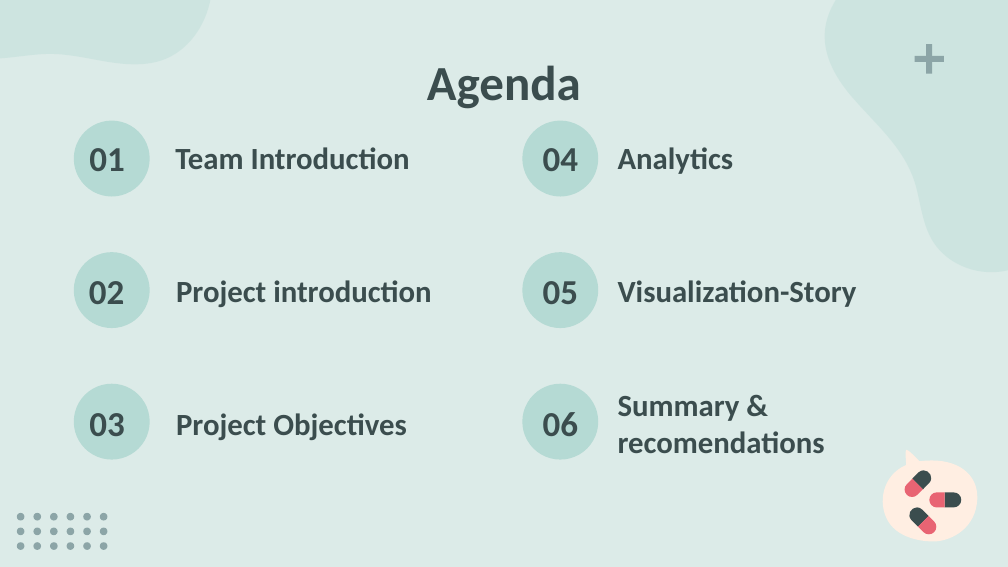
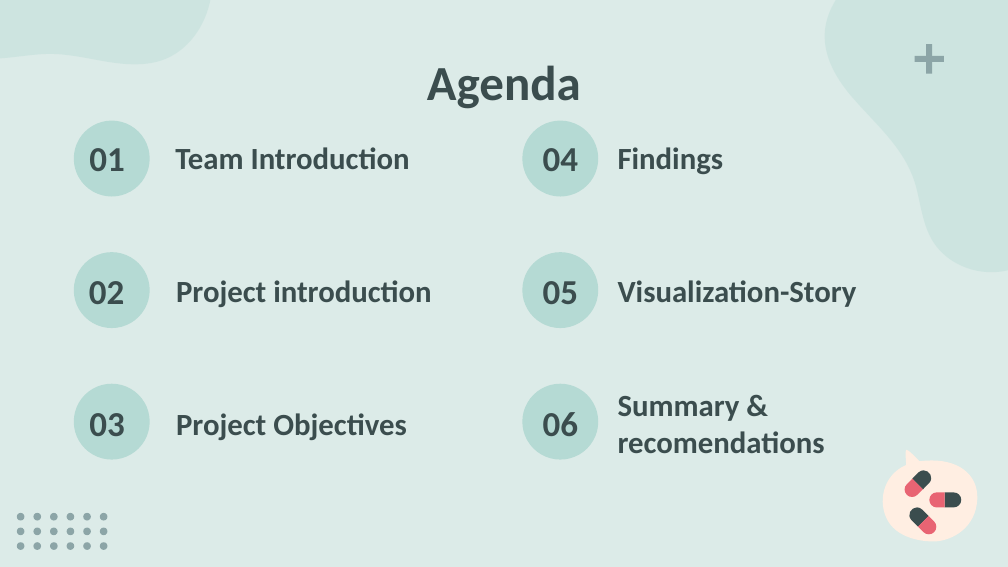
Before and after one commit to jm18443/Project-4, a slide deck: slide 2 of Project-4 Presentation.pptx. Drawn at 1008x567 pixels with LibreOffice and Linux fonts; fonts in the diff are those of the drawing. Boxes give left, top, right and bottom in pixels: in the first picture for what was removed or moved away, otherwise in the second. Text is boxed around its words. In the diff, an @@ line names an element or a change of style, - is before the commit and + after.

```diff
--- a/Project-4 Presentation.pptx
+++ b/Project-4 Presentation.pptx
@@ subtitle at [618,147,724,174]: text changed @@
-Analytics
+Findings
```
Also in this commit, not shown: 2 other slides changed, 10 slides added, 8 slides removed.
